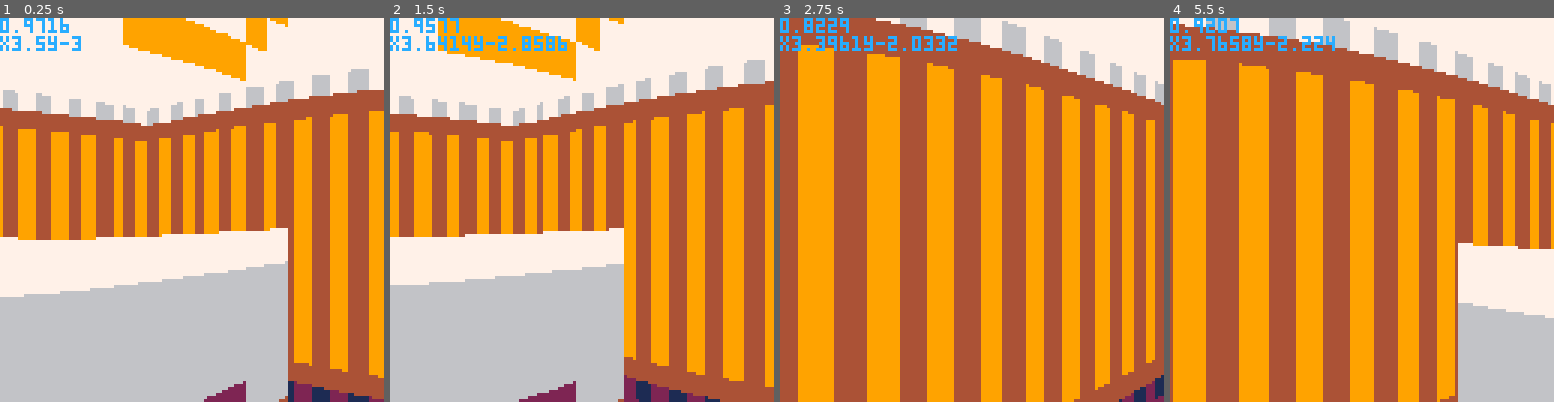
Above: before the commit, frames 1-4 (left to right).
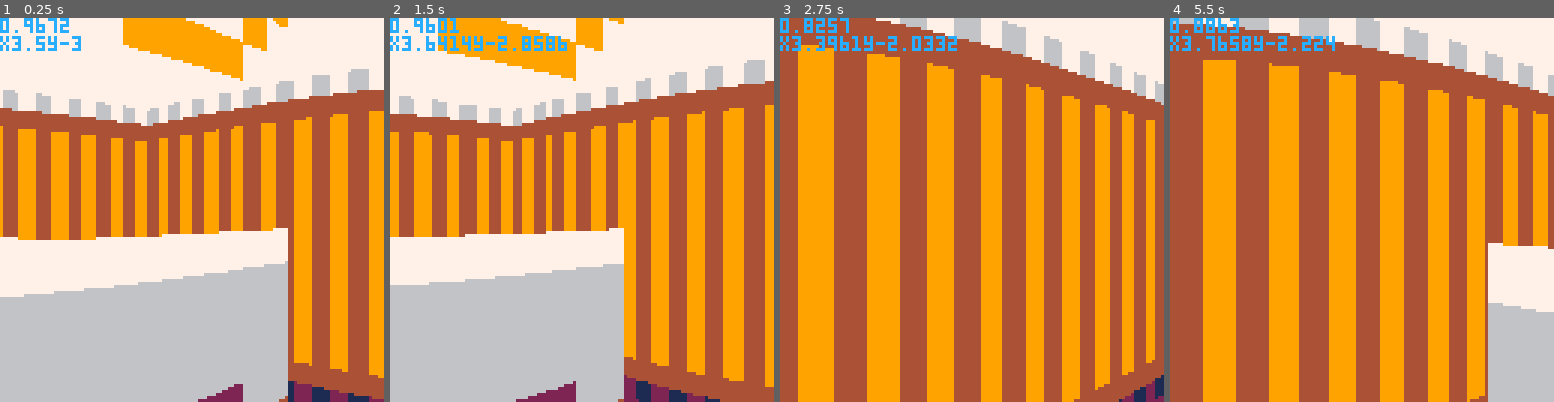
Above: after the commit, the same moments.

Repository: jcwilk/anx
Game: PICO-8 cartridge anx.p8
Two runs of this game, one before a commit and one after it. Both use one fixed random seed, a clock stepped at 60 frames per second and the inputs below.
Inputs:
- Up to frame 1 (0.25 s): no input
- Up to frame 2 (1.5 s): tap X (X key) at 0.33, 1.07 s; tap O (Z key) at 0.7 s
- Up to frame 3 (2.75 s): hold Right 1.6-2.1 s; tap O (Z key) at 1.7, 2.1, 2.5 s; tap X (X key) at 1.85 s; hold Up 2.15-2.42 s; hold Right from 2.47 s (still down)
- Up to frame 4 (5.5 s): tap O (Z key) every 0.4 s from 2.9 to 5.3 s; tap X (X key) at 2.97, 4.08, 5.2 s; release Right at 3.03 s; hold Left 3.08-3.58 s; hold Down 3.63-3.97 s; hold Right 4.02-4.68 s; hold Up 4.73-5.03 s; hold Left from 5.08 s (still down)

The runs differ from the first frame. In frame 1, 1.9% of the frame differs, in the area x 9-75%, y 0-100%; in frame 2, 3.2%; in frame 3, less than 0.1%; in frame 4, 62%, in the area x 0-100%, y 0-100%.

Commit message:
Center the ray at the width of the column

Diff:
--- a/anx.p8
+++ b/anx.p8
@@ -415,7 +415,7 @@
     -- draw_width=screenx/127
     -- draw_width=remaining_time/flr(stat(1)*3)+1
   --for screenx=0,127,draw_width do
-    angle_offset=(screenx/127-.5)*field_of_view
+    angle_offset=((screenx+(draw_width-1)/2)/127-.5)*field_of_view
 
     pv=(player.bearing+angle_offset):tovector()
     xdiff=towinf(pv.x)
